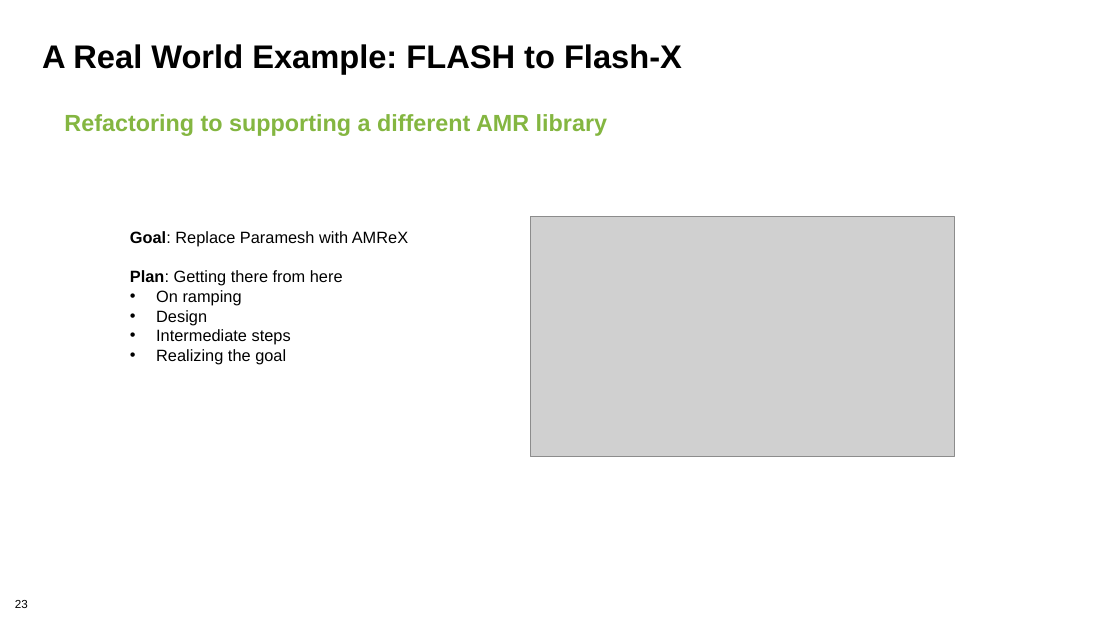
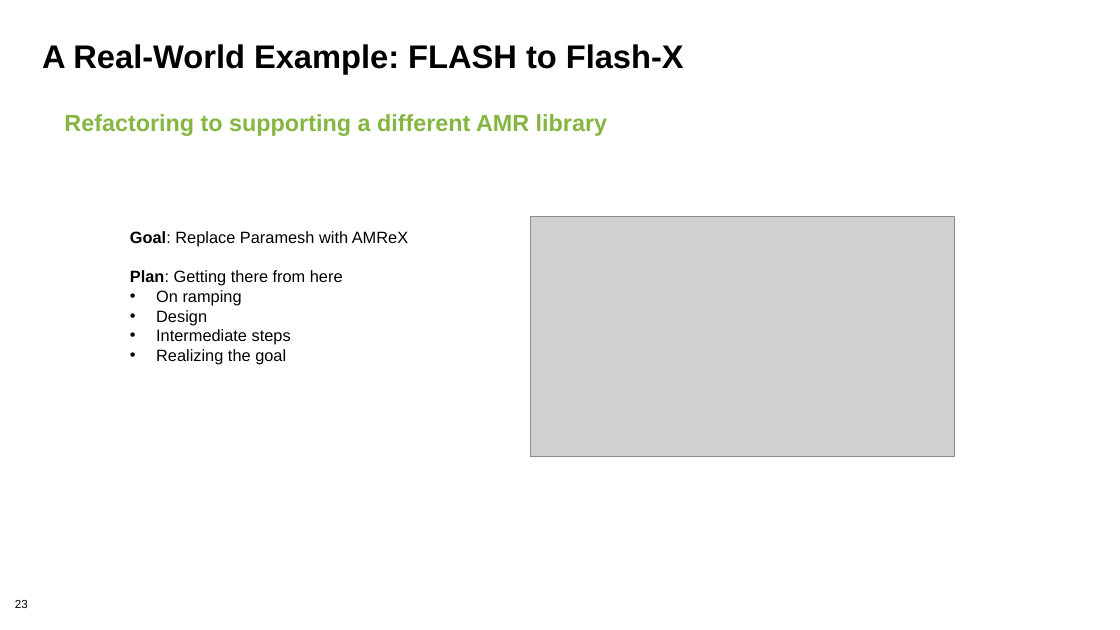
Before and after one commit to bssw-tutorial/presentations, a slide deck: slide 23 of refactoring.pptx. Drawn at 1120x630 pixels with LibreOffice and Linux fonts; fonts in the diff are those of the drawing; grey boxes stand for pictures; background and template pictures are left out. Boxes give left, top, right and bottom in pixels: in the first picture for what was removed or moved away, otherwise in the second. Text is boxed around its words. In the diff, an @@ line names an element or a change of style, - is before the commit and + after.

```diff
--- a/refactoring.pptx
+++ b/refactoring.pptx
@@ title at box(42, 44, 684, 74): text changed @@
-A Real World Example: FLASH to Flash-X
+A Real-World Example: FLASH to Flash-X
```
Also in this commit, not shown: 9 other slides changed.
